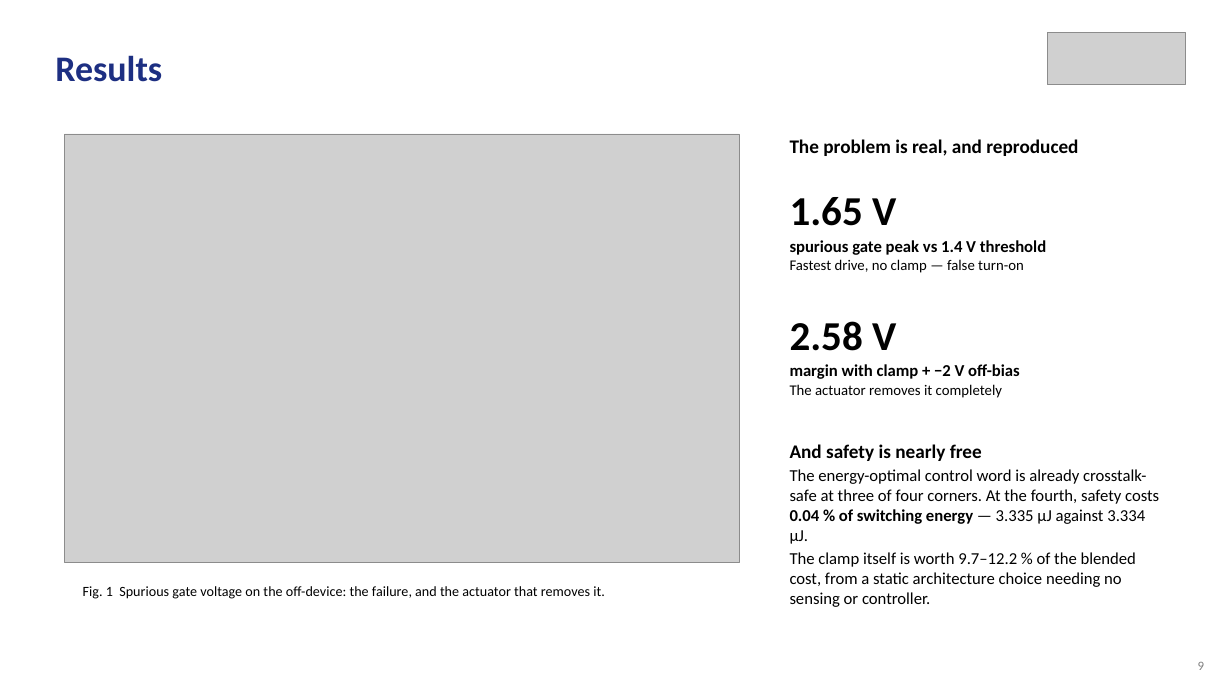
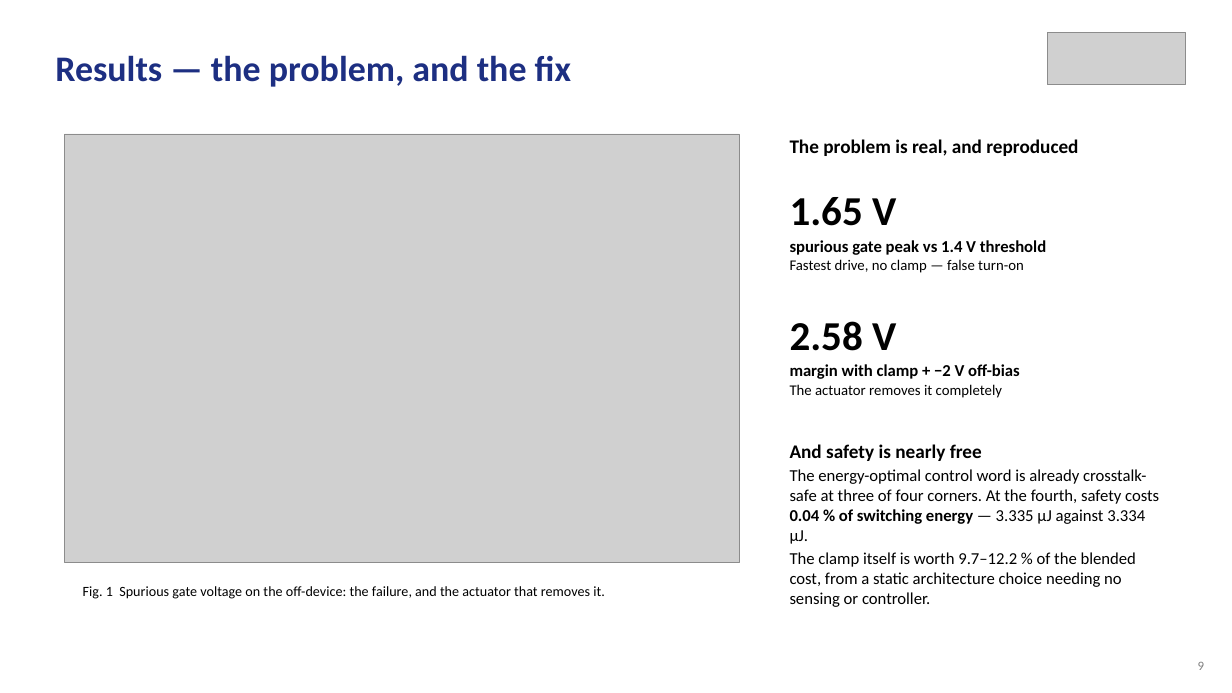
Before and after one commit to Amritha902/gan-driver, a slide deck: slide 9 of review/Review1_GaN_Segmented_Gate_Driver.pptx. Drawn at 1232x693 pixels with LibreOffice and Linux fonts; fonts in the diff are those of the drawing; grey boxes stand for pictures. Boxes give left, top, right and bottom in pixels: in the first picture for what was removed or moved away, otherwise in the second. Text is boxed around its words. In the diff, an @@ line names an element or a change of style, - is before the commit and + after.

```diff
--- a/review/Review1_GaN_Segmented_Gate_Driver.pptx
+++ b/review/Review1_GaN_Segmented_Gate_Driver.pptx
@@ text at bbox=[55, 55, 571, 87]: text changed @@
-Results
+Results — the problem, and the fix
```
Also in this commit, not shown: 6 other slides changed, 2 slides added, 7 other files.
